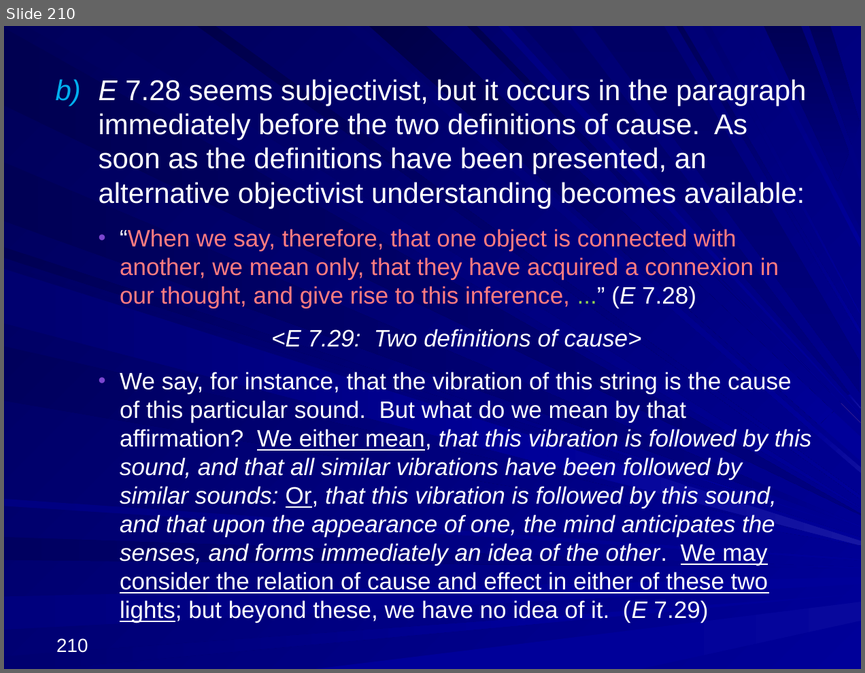
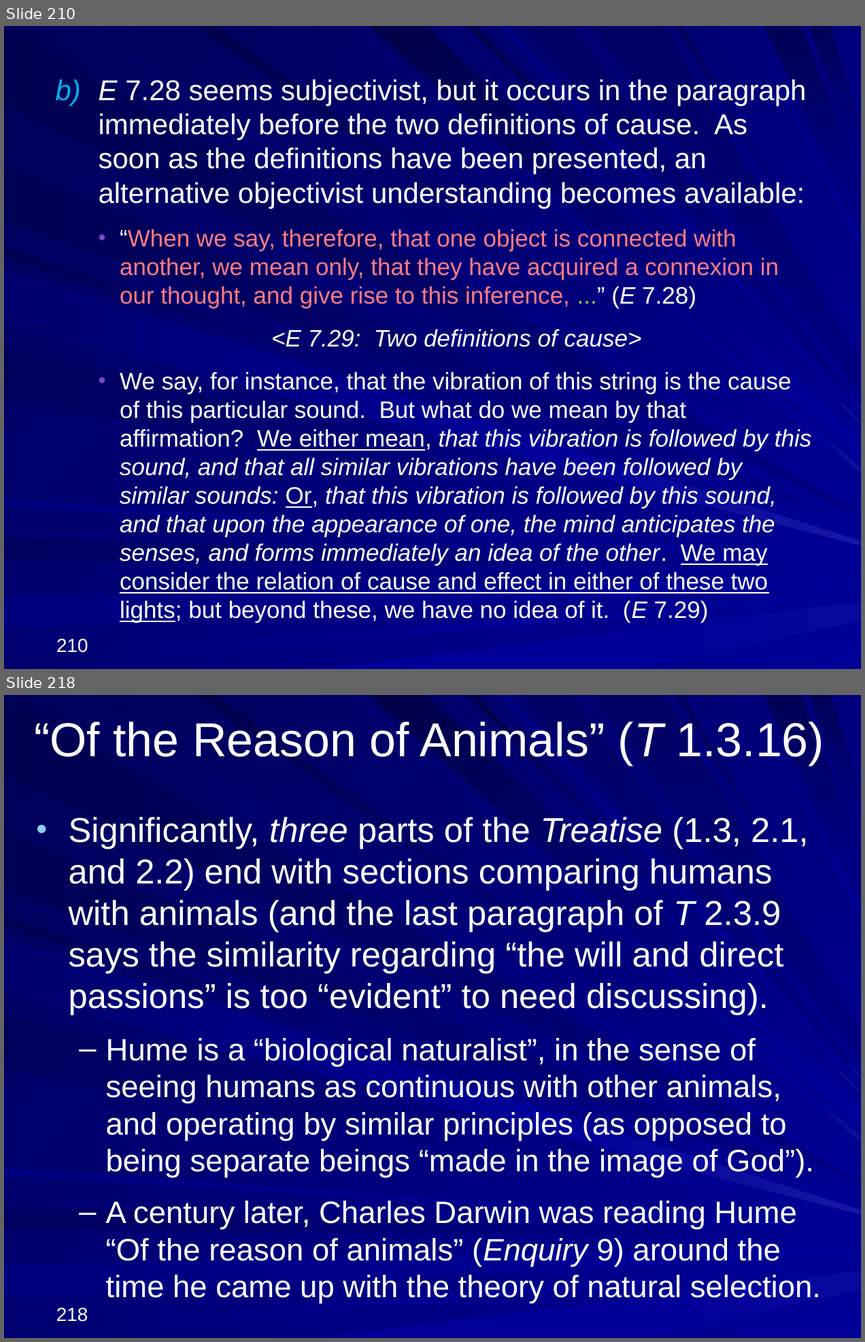
Before and after one commit to englishphilosophy/hume-texts-online, a slide deck: teaching/lectures/2024_Hume_MT_current.pptx. Shown one above the other, each under a label of ours: slide 210 before the commit, slides 210 and 218 after it; the slides between them are not shown. The pictures are 865x673 and 865x1342 pixels, drawn with LibreOffice and Linux fonts; fonts in the diff are those of the drawing. Boxes give left, top, right and bottom in pixels: in the first picture for what was removed or moved away, otherwise in the second. Text is boxed around its words. In the diff, an @@ line names an element or a change of style, - is before the commit and + after.

```diff
--- a/teaching/lectures/2024_Hume_MT_current.pptx
+++ b/teaching/lectures/2024_Hume_MT_current.pptx
@@ slide 218 added at box(4, 695, 861, 1338), background gradient #000078 to #000099; not listed: 37 template elements that a slide beside it also shows @@
@@ title added at box(34, 722, 824, 765), 40 pt, text #FFFFFF @@
+“Of the Reason of Animals” (T 1.3.16)
@@ text added at box(69, 817, 821, 1304), 26 pt, text #FFFFFF @@
+• Significantly, three parts of the Treatise (1.3, 2.1, and 2.2) end with sections comparing humans with animals (and the last paragraph of T 2.3.9 says the similarity regarding “the will and direct passions” is too “evident” to need discussing).
+  – Hume is a “biological naturalist”, in the sense of seeing humans as continuous with other animals, and operating by similar principles (as opposed to being separate beings “made in the image of God”).
+  – A century later, Charles Darwin was reading Hume “Of the reason of animals” (Enquiry 9) around the time he came up with the theory of natural selection.
@@ page number added at box(56, 1307, 88, 1321), 16 pt, text #FFFFFF @@
+218
```
Also in this commit, not shown: 7 slides changed, 53 other slides added, 1 other file.
